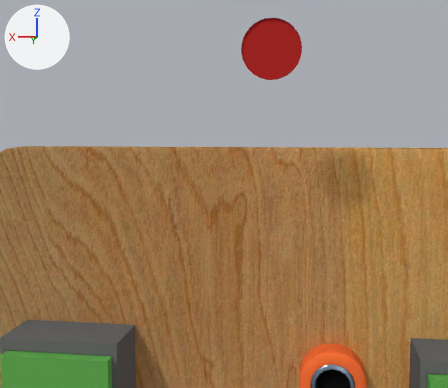
One commit to the Blender file SecuenciaLabSimulator/Assets/Prefabs/2.blend: the scene before it, then after it.
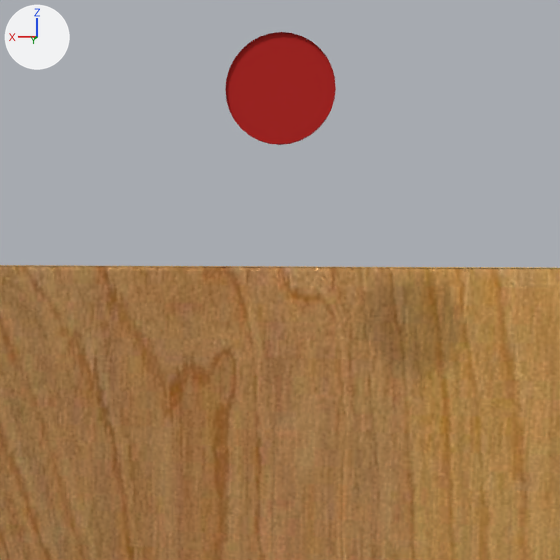
Each version appears first from a 50 mm camera at (0.578, 5.222, 2.65) aimed at (1.219, 0.938, 2.199), and next in a close-up on the part from 26% to 95% of the width and 0% to 80% of the height. The axes (+X, +Y, +Z) are drawn at upper left. The lights are the same throughout.

Objects in the first close-up: 'BaseModulo2', 'Cylinder.001'.
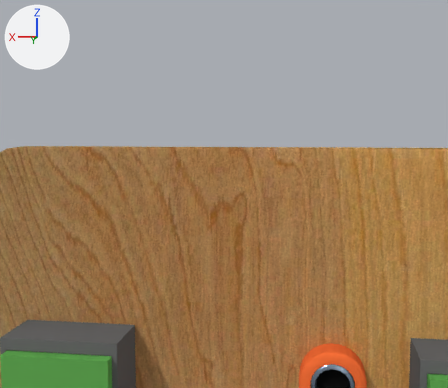
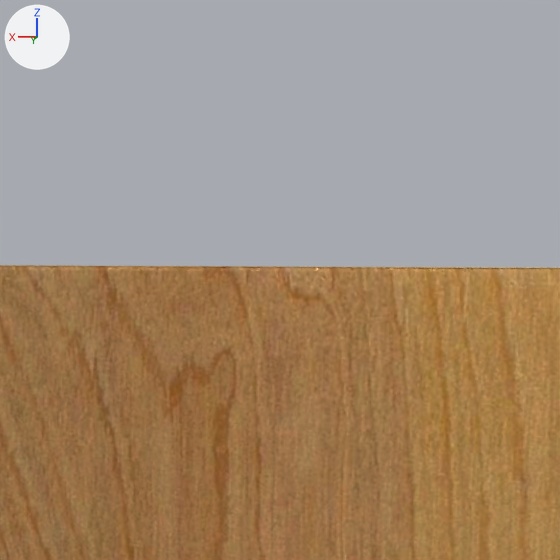
What changed in the scene script:
```text
Remove ob_cylinder_001:
    ob_cylinder_001 = bpy.data.objects.new('Cylinder.001', me_cylinder_006)
    ob_cylinder_001.location = (0.907, 0.785, 3.21)
    ob_cylinder_001.rotation_euler = (1.571, 0.0, 0.0)  # degrees (90, 0, 0)
    ob_cylinder_001.scale = (0.213, 0.213, 0.0131)
```

Where the change shows, as pixel boxes [x1, y1, x2, y2] in the close-ups (560 x 560 px):
'Cylinder.001', deleted (red)
    before: [225, 32, 336, 145]
